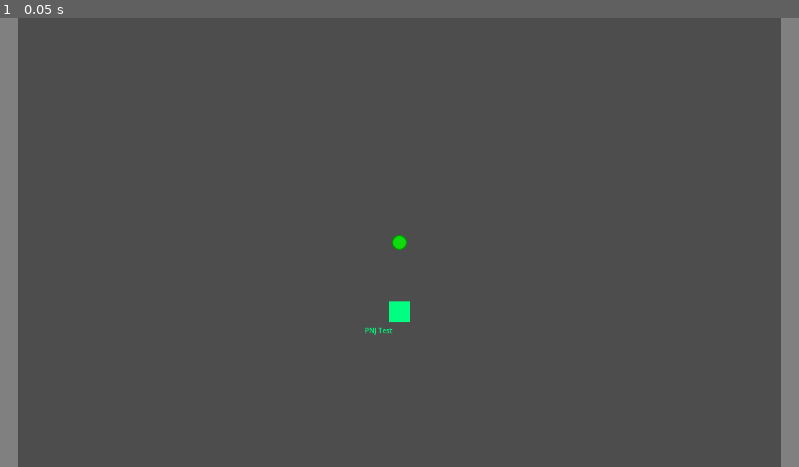
Above: before the commit, frame 1.
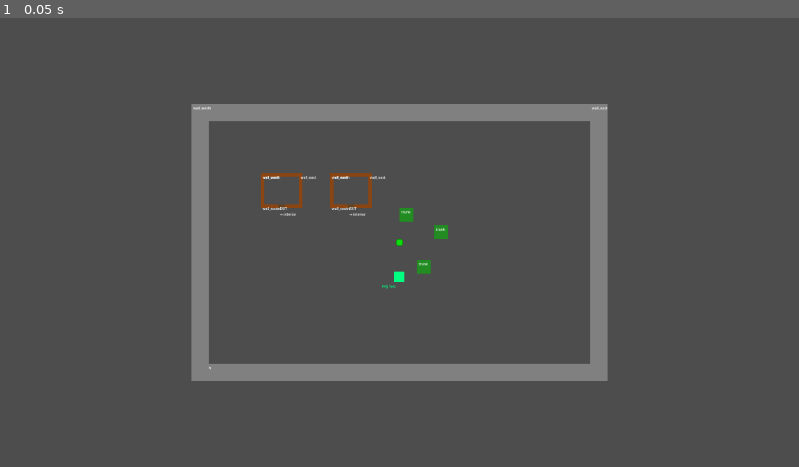
Above: after the commit, the same moment.

Repository: RomainMechain/Arthesia-Test-V2
Game: Godot game, scene res://viewer/ZoneViewer.tscn
Same seed, same stepped clock (60 frames per second), same inputs: the game is played once before the commit and once after it. The project has no main scene, so this scene is started directly.
Inputs:
- Up to frame 1 (0.05 s): no input

The runs differ from the first frame. In frame 1, 12% of the frame differs, in the area x 0-100%, y 0-100%.

Commit message:
Petit fix

Diff:
--- a/core/loaders/PrefabLoader.gd
+++ b/core/loaders/PrefabLoader.gd
@@ -6,7 +6,7 @@
 static var _prefab_cache: Dictionary = {}
 
 ## Chemin de base des prefabs
-static var PREFABS_BASE_PATH: String = "res://data/prefabs/"
+static var PREFABS_BASE_PATH: String = "res://core/data/prefabs/"
 
 ## Charger un prefab depuis son ID
 static func load_prefab(prefab_id: String) -> PrefabData:
--- a/viewer/ZoneViewer.gd
+++ b/viewer/ZoneViewer.gd
@@ -9,7 +9,7 @@
 @export_file("*.json") var zone_json_path: String = "res://test/test_zone_prefabs.json"
 
 ## Zoom de la caméra (plus petit = plus zoomé)
-@export var camera_zoom: float = 1.0
+@export var camera_zoom: float = 0.5
 
 # =============================================================================
 # RÉFÉRENCES
